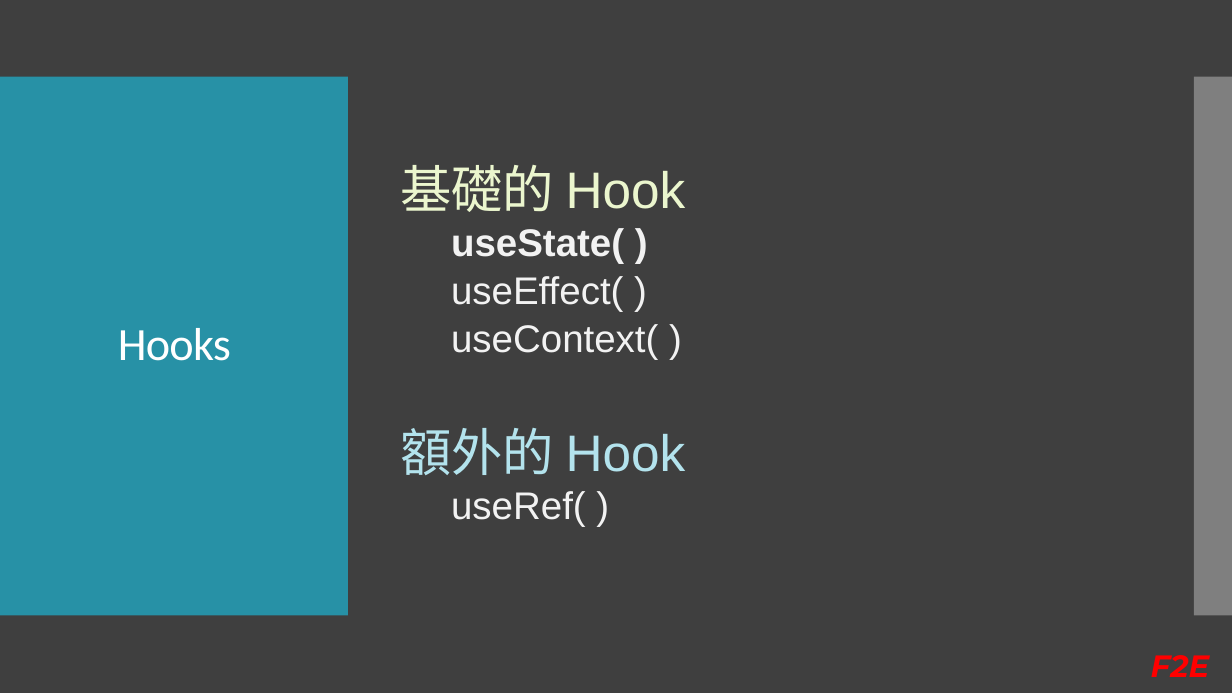
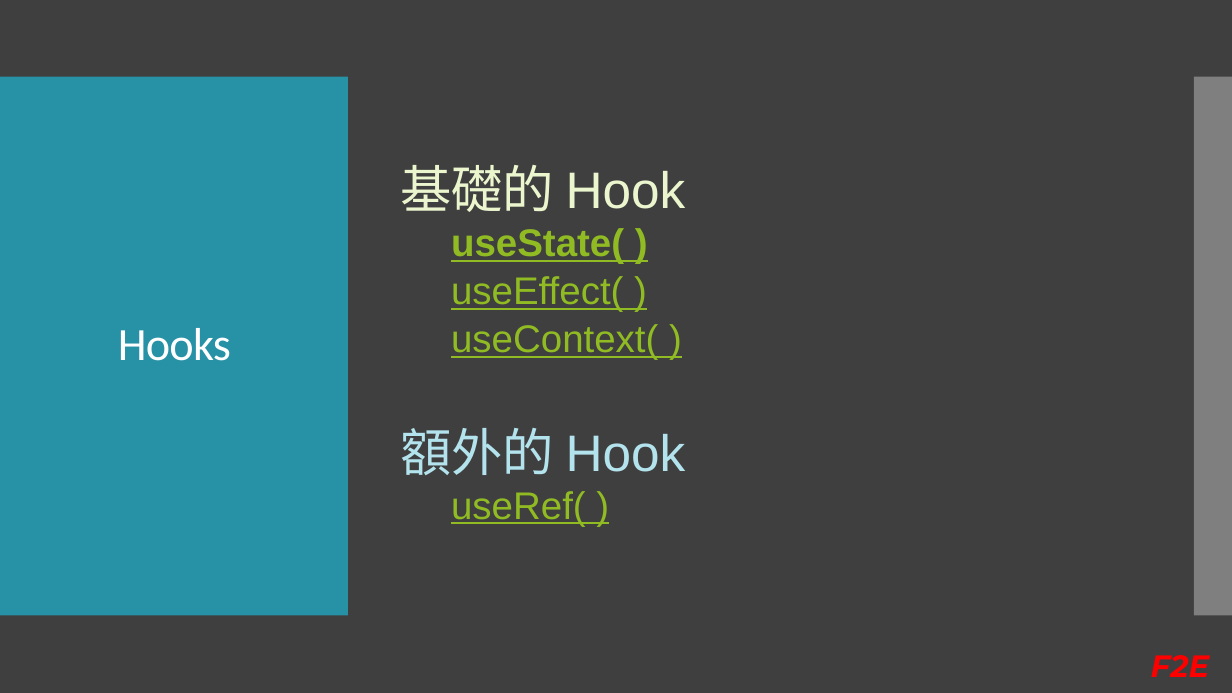
Before and after one commit to Kader-coder/React-Hooks, a slide deck: slide 16 of PPT/React Hooks &.pptx. Drawn at 1232x693 pixels with LibreOffice and Linux fonts; fonts in the diff are those of the drawing. Boxes give left, top, right and bottom in pixels: in the first picture for what was removed or moved away, otherwise in the second. Text is boxed around its words. In the diff, an @@ line names an element or a change of style, - is before the commit and + after.

```diff
--- a/PPT/React Hooks &.pptx
+++ b/PPT/React Hooks &.pptx
@@ text at [451, 228, 658, 526]: text colour #F2F2F2 to #90BB23, underline on in "useState( )", "useEffect( )", "useContext( )", "useRef( )" @@
```
Also in this commit, not shown: 2 other slides changed, 1 slide added.
